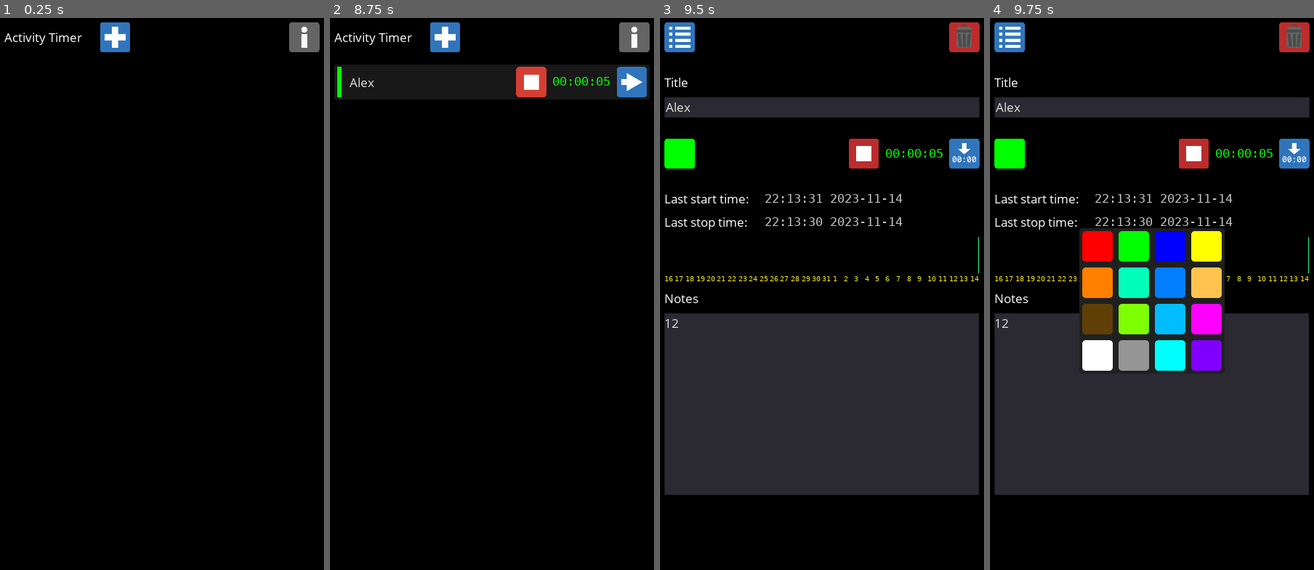
Above: before the commit, frames 1-4 (left to right).
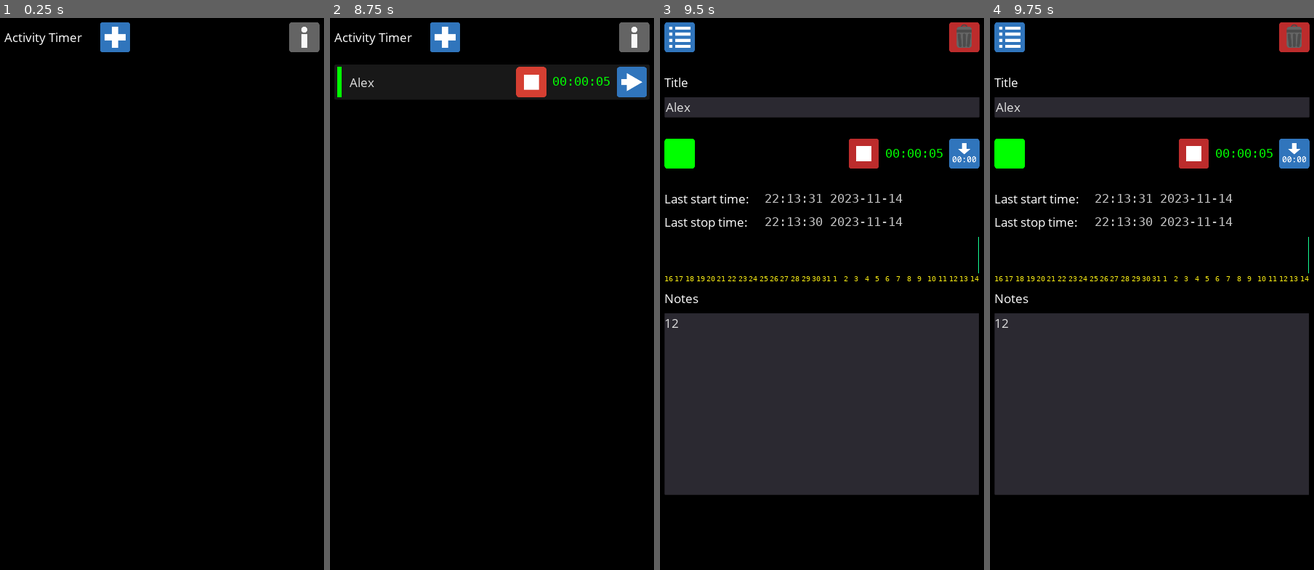
Above: after the commit, the same moments.

Repository: andrew-wilkes/godot-activity-timer
Game: Godot game, scene res://Main.tscn
Same seed, same stepped clock (60 frames per second), same inputs: the game is played once before the commit and once after it.
Inputs (mouse positions are in pixels of both pictures, inside the frame that each line leads up to):
- Up to frame 1 (0.25 s): no input
- Up to frame 2 (8.75 s): click (446, 34) at 0.5 s; click (492, 106) at 1.27 s; type "Alex" at 1.35 s; click (492, 404) at 1.5 s; type "12" at 1.58 s; click (349, 156) at 2 s; click (534, 156) at 2.75 s; click (349, 34) at 3.5 s; click (634, 34) at 4.25 s; click (349, 167) at 5 s; click (492, 34) at 5.75 s; click "Alex" at 6.5 s; click (530, 84) at 7.25 s; click (530, 84) at 8 s
- Up to frame 3 (9.5 s): click (961, 84) at 8.75 s
- Up to frame 4 (9.75 s): click (1009, 156) at 9.5 s

Frames 1-3 are identical in both runs. In frame 4, 10% of the frame differs, in the area x 27-73%, y 38-64%.

Commit message:
Don't re-open popup if color button re-pressed with no color chosen

Diff:
--- a/src/ActivityView.gd
+++ b/src/ActivityView.gd
@@ -4,6 +4,7 @@
 
 var act: Activity
 var id
+var choosing_color = false
 
 func _ready():
 	$RefreshTimer.wait_time = 3
@@ -104,13 +105,17 @@
 		dict.erase("weekday")
 		node.text = "%02d:%02d:%02d %0d-%02d-%02d" % dict.values()
 
-
 func _on_ColorPicker_pressed():
-	$c/ColorGridPanel.popup_centered()
+	if choosing_color:
+		choosing_color = false
+	else:
+		choosing_color = true
+		$c/ColorGridPanel.popup_centered()
 
 
 func _on_ColorGridPanel_color_changed(color):
 	act.color_code = color
+	choosing_color = false
 	$Time/ColorPicker.modulate = color
 
 
@@ -131,3 +136,7 @@
 
 func _on_RefreshTimer_timeout():
 	update_history()
+
+
+func _on_ColorGridPanel_popup_hide():
+	pass # Replace with function body.
--- a/src/ActivityView.tscn
+++ b/src/ActivityView.tscn
@@ -110,6 +110,7 @@
 margin_bottom = 100.0
 rect_min_size = Vector2( 48, 0 )
 hint_tooltip = "Color marker"
+action_mode = 0
 texture_normal = ExtResource( 12 )
 
 [node name="Sp" type="Control" parent="Time"]
@@ -268,6 +269,7 @@
 [connection signal="pressed" from="Time/Reset" to="." method="_on_Reset_pressed"]
 [connection signal="text_changed" from="Notes" to="." method="_on_Notes_text_changed"]
 [connection signal="color_changed" from="c/ColorGridPanel" to="." method="_on_ColorGridPanel_color_changed"]
+[connection signal="popup_hide" from="c/ColorGridPanel" to="." method="_on_ColorGridPanel_popup_hide"]
 [connection signal="confirmed" from="c/Confirm" to="." method="_on_Confirm_confirmed"]
 [connection signal="timeout" from="Timer" to="." method="_on_Timer_timeout"]
 [connection signal="timeout" from="RefreshTimer" to="." method="_on_RefreshTimer_timeout"]
